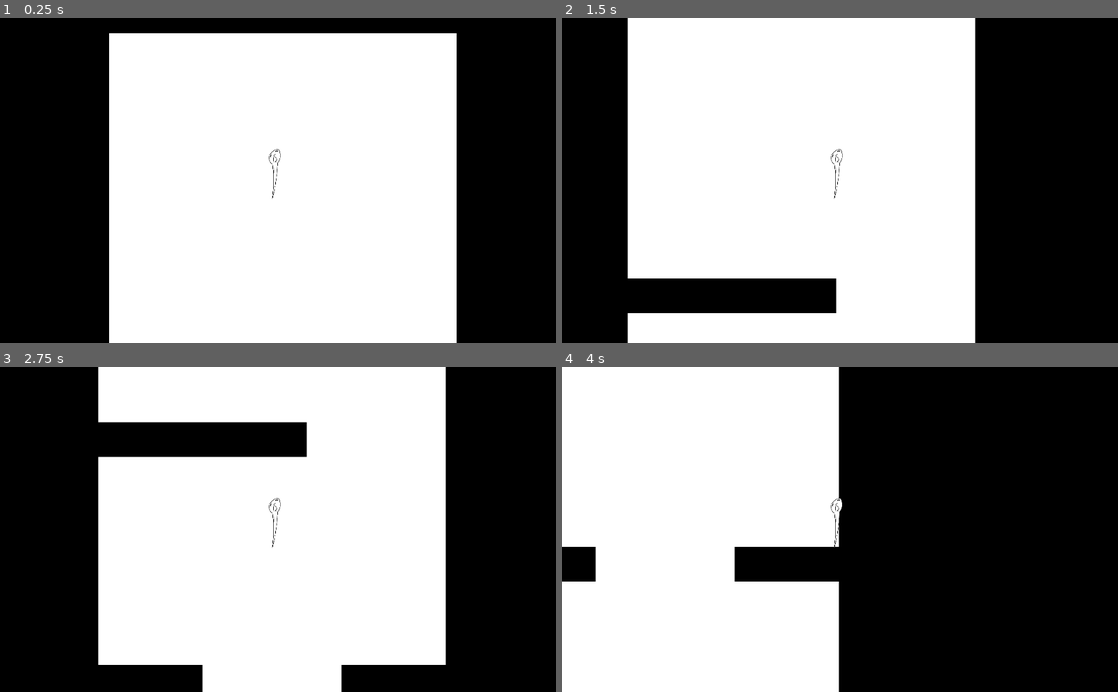
Above: before the commit, frames 1-4 (two rows, left to right).
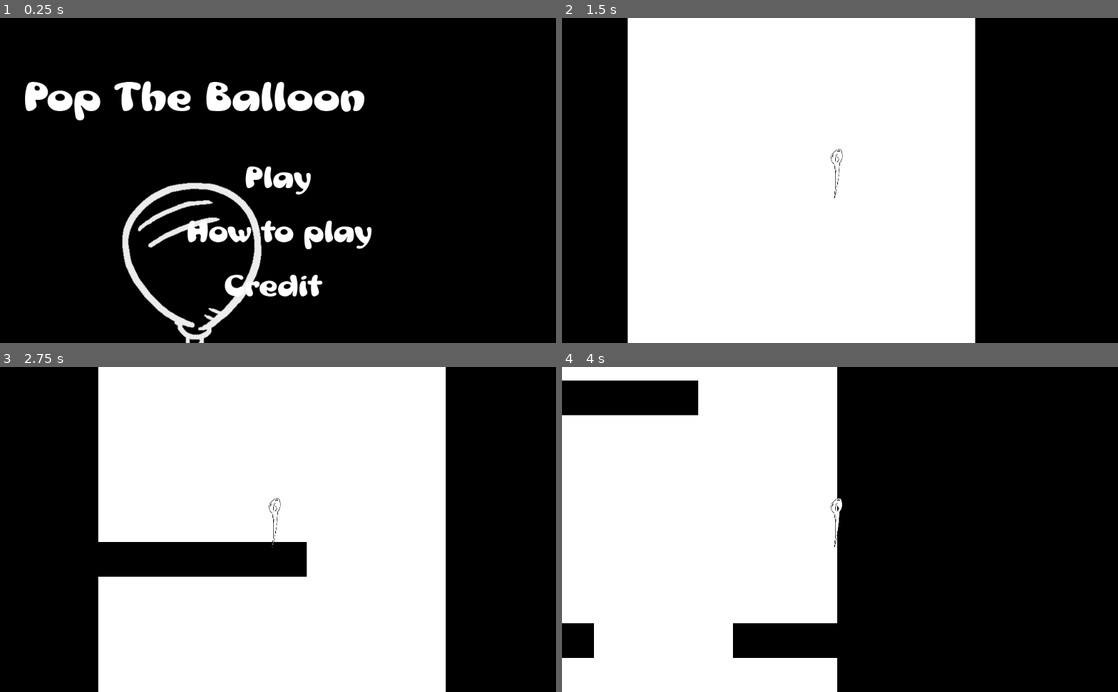
Above: after the commit, the same moments.

Repository: jhaydari72/DroptheBall1
Game: Godot game, scene res://Menu Screen/Menu Set Up .tscn
Same seed, same stepped clock (60 frames per second), same inputs: the game is played once before the commit and once after it. Before the commit the project starts from res://Levels/Level1.tscn. The engine's default icon, where the game draws it, is replaced by a stand-in: a white triangle on a blue panel in a dark square.
Inputs (mouse positions are in pixels of both pictures, inside the frame that each line leads up to):
- Up to frame 1 (0.25 s): no input
- Up to frame 2 (1.5 s): click (840, 180) at 0.5 s, where only the run after the commit has a clickable "Play"; hold Right (ui_right) from 1.28 s (still down)
- Up to frame 3 (2.75 s): release Right (ui_right) at 2.03 s; hold Left (ui_left) from 2.03 s (still down)
- Up to frame 4 (4 s): release Left (ui_left) at 2.78 s; hold Right (ui_right) from 2.78 s (still down)

The runs differ from the first frame. In frame 1, 55% of the frame differs, in the area x 4-83%, y 4-100%; in frame 2, 4.0%; in frame 3, 11%; in frame 4, 8.2%.

Commit message:
reset added

Diff:
--- a/DroptheBall/Levels/Level1.tscn
+++ b/DroptheBall/Levels/Level1.tscn
@@ -6,6 +6,7 @@
 [ext_resource path="res://Player/Player.tscn" type="PackedScene" id=4]
 [ext_resource path="res://Balloon/Balloon Test 1.png" type="Texture" id=5]
 [ext_resource path="res://Levels/Path2D.gd" type="Script" id=6]
+[ext_resource path="res://Obstacle/Obstacle.tscn" type="PackedScene" id=7]
 
 [sub_resource type="ConvexPolygonShape2D" id=1]
 points = PoolVector2Array( 64, 64, 0, 64, 0, 0, 64, 0 )
@@ -72,7 +73,7 @@
 [node name="TileMap" type="TileMap" parent="."]
 tile_set = SubResource( 2 )
 format = 1
-tile_data = PoolIntArray( -2621439, 1, 0, -2621438, 1, 0, -2 …(12937 unchanged characters)…  2031628, 1, 0, 2097153, 1, 0, 2097154, 1, 0, 2097155, 1, 0, 2097156, 1, 0, 2097157, 1, 0, 2097158, 1, 0, 2097159, 1, 0, 2097160, 1, 0, 2097161, 1, 0, 2097162, 1, 0, 2097163, 1, 0, 2097164, 1, 0 )
+tile_data = PoolIntArray( -2621439, 1, 0, -2621438, 1, 0, -2 …(12937 unchanged characters)…  2031628, 1, 0, 2097153, 1, 0, 2097154, 0, 0, 2097155, 0, 0, 2097156, 0, 0, 2097157, 0, 0, 2097158, 0, 0, 2097159, 0, 0, 2097160, 0, 0, 2097161, 0, 0, 2097162, 0, 0, 2097163, 0, 0, 2097164, 1, 0, 2162690, 0, 0, 2162691, 0, 0, 2162692, 0, 0, 2162693, 0, 0, 2162694, 0, 0, 2162695, 0, 0, 2162696, 0, 0, 2162697, 0, 0, 2162698, 0, 0, 2162699, 0, 0, 2228226, 0, 0, 2228227, 0, 0, 2228228, 0, 0, 2228229, 0, 0, 2228230, 0, 0, 2228231, 0, 0, 2228232, 0, 0, 2228233, 0, 0, 2228234, 0, 0, 2228235, 0, 0, 2293762, 0, 0, 2293763, 0, 0, 2293764, 0, 0, 2293765, 0, 0, 2293766, 0, 0, 2293767, 0, 0, 2293768, 0, 0, 2293769, 0, 0, 2293770, 0, 0, 2293771, 0, 0 )
 
 [node name="Test_Block" type="StaticBody2D" parent="."]
 position = Vector2( -86.123, 410.109 )
@@ -110,3 +111,9 @@
 position = Vector2( 56.3943, -68.2533 )
 scale = Vector2( 0.29554, 0.267136 )
 texture = ExtResource( 5 )
+
+[node name="StaticBody2D" parent="." instance=ExtResource( 7 )]
+position = Vector2( 512.855, 2064.07 )
+[connection signal="area_entered" from="StaticBody2D/Area2D" to="Player" method="_on_Area2D_area_entered"]
+
+[editable path="StaticBody2D"]
--- /dev/null
+++ b/DroptheBall/Obstacle/Obstacle.tscn
@@ -0,0 +1,27 @@
+[gd_scene load_steps=4 format=2]
+
+[ext_resource path="res://Obstacle/Bottom platform.png" type="Texture" id=1]
+
+[sub_resource type="RectangleShape2D" id=1]
+extents = Vector2( 482.081, 26.7187 )
+
+[sub_resource type="RectangleShape2D" id=2]
+extents = Vector2( 481.928, 5.54602 )
+
+[node name="Obstacle" type="StaticBody2D"]
+
+[node name="Sprite" type="Sprite" parent="."]
+position = Vector2( -11.7325, 232.845 )
+rotation = 1.5708
+scale = Vector2( 0.353208, 0.978273 )
+texture = ExtResource( 1 )
+
+[node name="CollisionShape2D" type="CollisionShape2D" parent="."]
+position = Vector2( -20.7576, 223.713 )
+shape = SubResource( 1 )
+
+[node name="Area2D" type="Area2D" parent="."]
+
+[node name="CollisionShape2D" type="CollisionShape2D" parent="Area2D"]
+position = Vector2( -20.7908, 194.84 )
+shape = SubResource( 2 )
--- a/DroptheBall/Player/Player.gd
+++ b/DroptheBall/Player/Player.gd
@@ -20,3 +20,7 @@
 	velocity.y += delta * GRAVITY
 	move_and_collide(Vector2(0, 5))
 	velocity = move_and_slide(velocity)
+
+
+func _on_Area2D_area_entered(area):
+	get_tree().change_scene("res://Levels/Level1.tscn")
--- a/DroptheBall/Player/Player.tscn
+++ b/DroptheBall/Player/Player.tscn
@@ -1,10 +1,14 @@
-[gd_scene load_steps=4 format=2]
+[gd_scene load_steps=5 format=2]
 
 [ext_resource path="res://Player/Player.gd" type="Script" id=1]
 [ext_resource path="res://Player/Needle.png" type="Texture" id=2]
 
-[sub_resource type="RectangleShape2D" id=1]
-extents = Vector2( 4.50919, 24.3586 )
+[sub_resource type="CapsuleShape2D" id=1]
+radius = 2.84485
+height = 46.911
+
+[sub_resource type="CapsuleShape2D" id=2]
+radius = 2.56741
 
 [node name="Player" type="KinematicBody2D"]
 script = ExtResource( 1 )
@@ -14,8 +18,14 @@
 texture = ExtResource( 2 )
 
 [node name="CollisionShape2D" type="CollisionShape2D" parent="."]
-position = Vector2( -6.1026, 8.04431 )
+position = Vector2( -7.76694, -3.3287 )
 shape = SubResource( 1 )
 
 [node name="Camera2D" type="Camera2D" parent="."]
 current = true
+
+[node name="Area2D" type="Area2D" parent="."]
+
+[node name="CollisionShape2D" type="CollisionShape2D" parent="Area2D"]
+position = Vector2( -8.32167, 21.359 )
+shape = SubResource( 2 )
--- a/DroptheBall/project.godot
+++ b/DroptheBall/project.godot
@@ -16,7 +16,7 @@
 [application]
 
 config/name="Freg"
-run/main_scene="res://Levels/Level1.tscn"
+run/main_scene="res://Menu Screen/Menu Set Up .tscn"
 config/icon="res://icon.png"
 
 [rendering]
Not shown: 1 places in DroptheBall/Levels/Level1.tscn that only renumber resources
